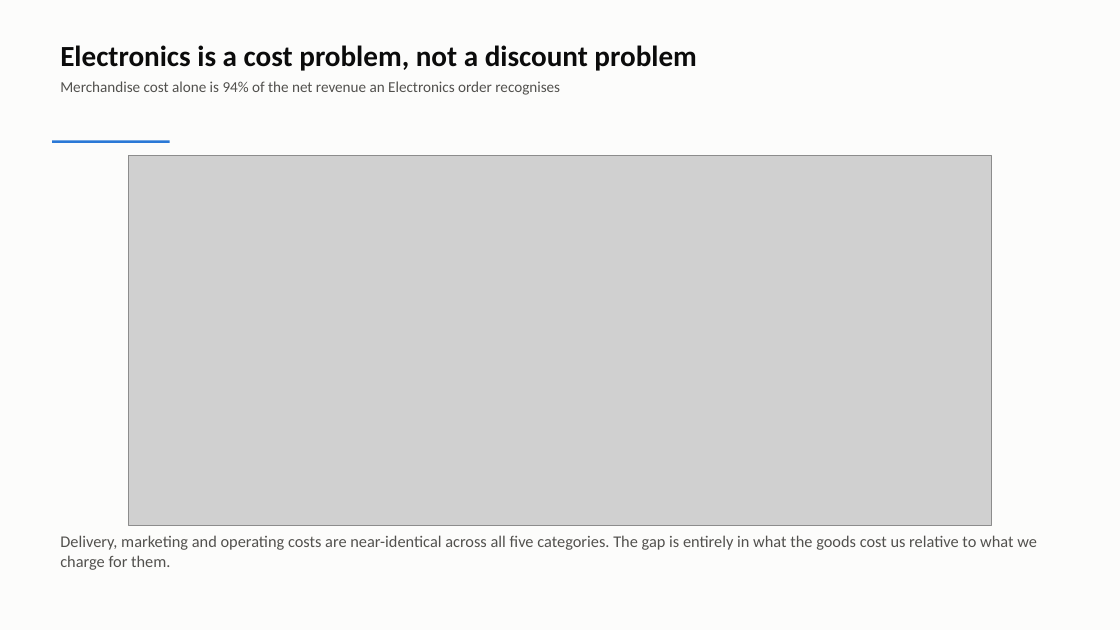
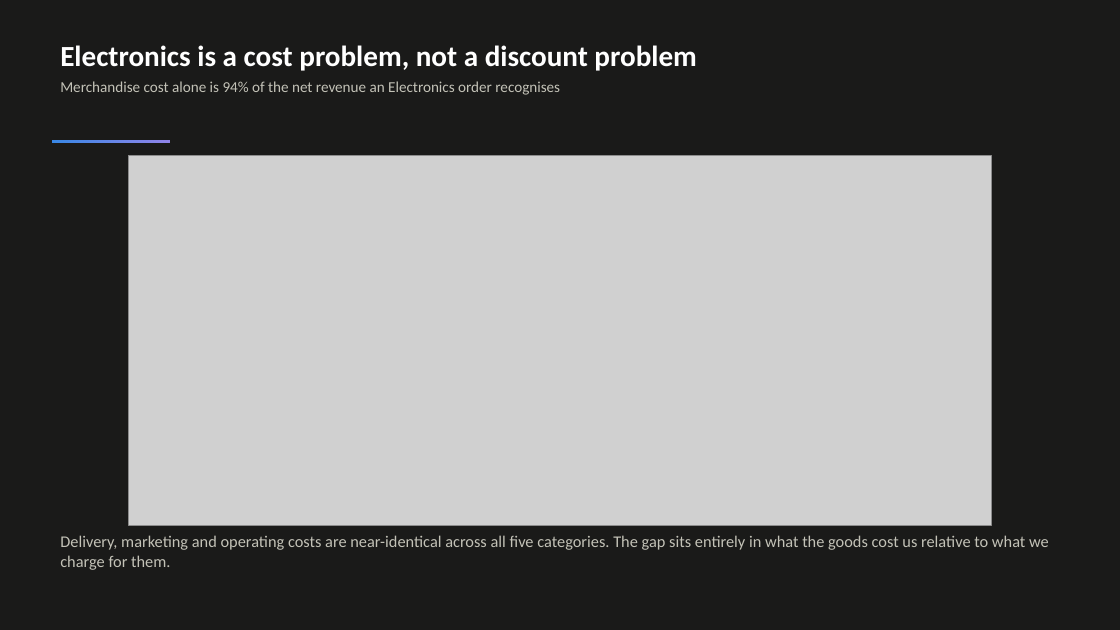
Before and after one commit to saint2706/AuroraCart-Case-Study, a slide deck: slide 9 of deliverables/AuroraCart_Executive_Story.pptx. Drawn at 1120x630 pixels with LibreOffice and Linux fonts; fonts in the diff are those of the drawing; grey boxes stand for pictures. Boxes give left, top, right and bottom in pixels: in the first picture for what was removed or moved away, otherwise in the second. Text is boxed around its words. In the diff, an @@ line names an element or a change of style, - is before the commit and + after.

```diff
--- a/deliverables/AuroraCart_Executive_Story.pptx
+++ b/deliverables/AuroraCart_Executive_Story.pptx
@@ background #FCFCFB to #1A1A19 @@
@@ text "Electronics is a cost problem, ..." at [60,45,696,95]: text colour #0B0B0B to #FFFFFF in "Electronics is a cost problem, not a ..."; text colour #52514E to #C3C2B7 in "Merchandise cost alone is 94% of the ..." @@
@@ rectangle at [52,140,170,143]: fill #2A78D6 to gradient #3987E5 to #9085E9 @@
@@ text at [60,535,1049,570]: text changed; text colour #52514E to #C3C2B7 @@
-Delivery, marketing and operating costs are near-identical across all five categories. The gap is entirely in what the goods cost us relative to what we charge for them.
+Delivery, marketing and operating costs are near-identical across all five categories. The gap sits entirely in what the goods cost us relative to what we charge for them.
```
Also in this commit, not shown: 16 other slides changed, 25 other files.
